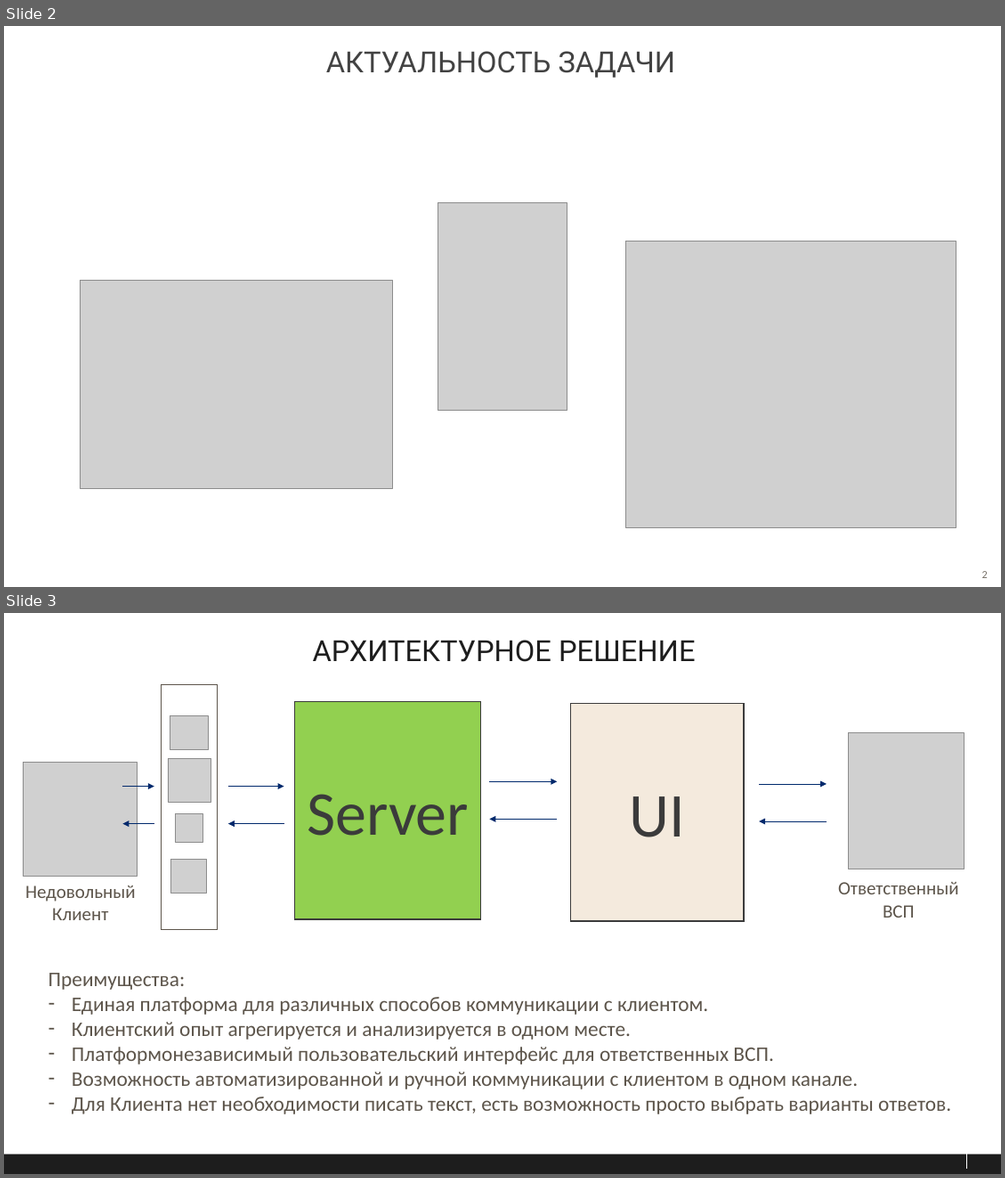
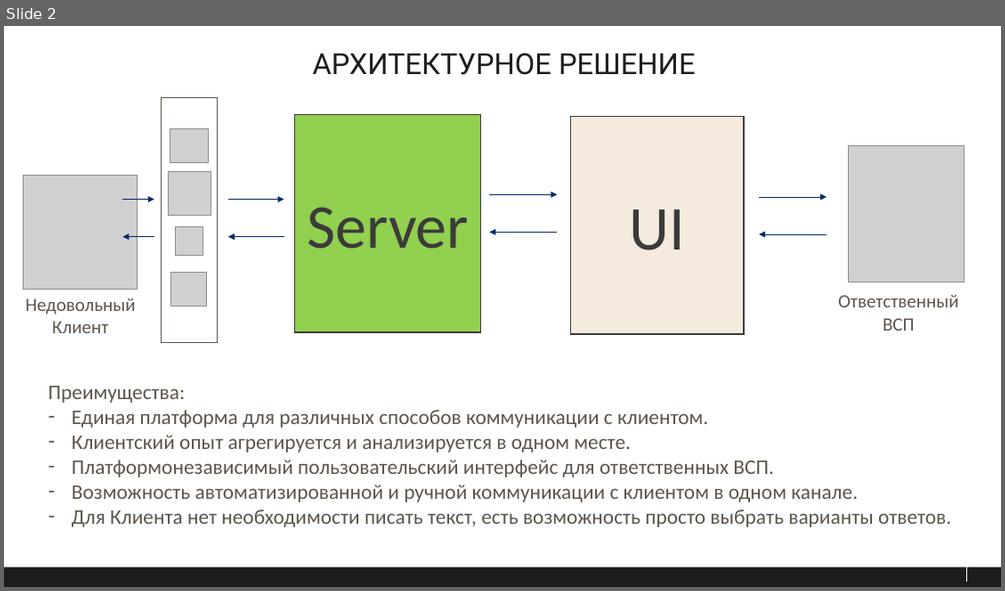
Before and after one commit to NozhkinNikita/sberkinator, a slide deck: Хакатон_УР.pptx. Shown one above the other, each under a label of ours: slides 2 and 3 before the commit, slide 2 after it. The pictures are 1005x1178 and 1005x591 pixels, drawn with LibreOffice and Linux fonts; fonts in the diff are those of the drawing; grey boxes stand for pictures. Boxes give left, top, right and bottom in pixels: in the first picture for what was removed or moved away, otherwise in the second. Text is boxed around its words. In the diff, an @@ line names an element or a change of style, - is before the commit and + after.

```diff
--- a/Хакатон_УР.pptx
+++ b/Хакатон_УР.pptx
@@ slide 2 removed at bbox=[4, 26, 1001, 587], background #FFFFFF; not listed: 1 template element that a slide beside it also shows @@
@@ title removed at bbox=[326, 51, 676, 78] @@
-АКТУАЛЬНОСТЬ ЗАДАЧИ
@@ picture removed at bbox=[438, 202, 567, 410] @@
@@ picture removed at bbox=[626, 241, 956, 528] @@
@@ picture removed at bbox=[81, 281, 393, 488] @@
@@ page number removed at bbox=[982, 571, 987, 578] @@
-2
@@ what was slide 3 is now slide 2 @@
```
Also in this commit, not shown: 2 slides changed, 1 other slide removed, 1 other file.
